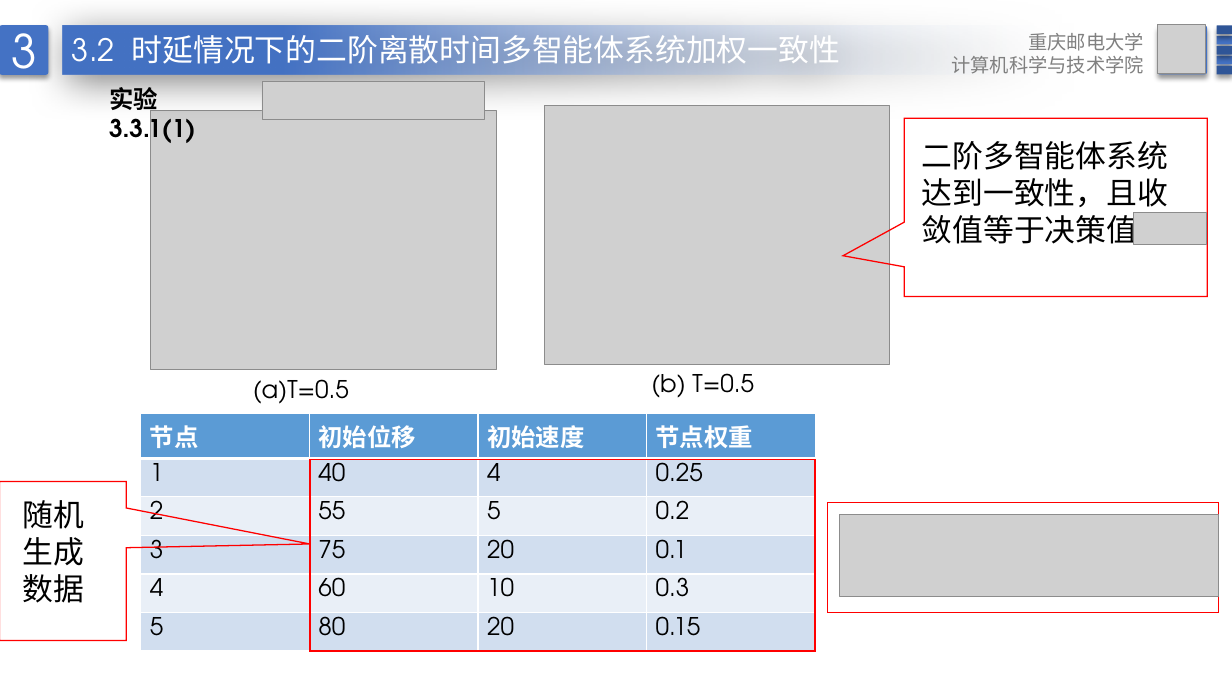
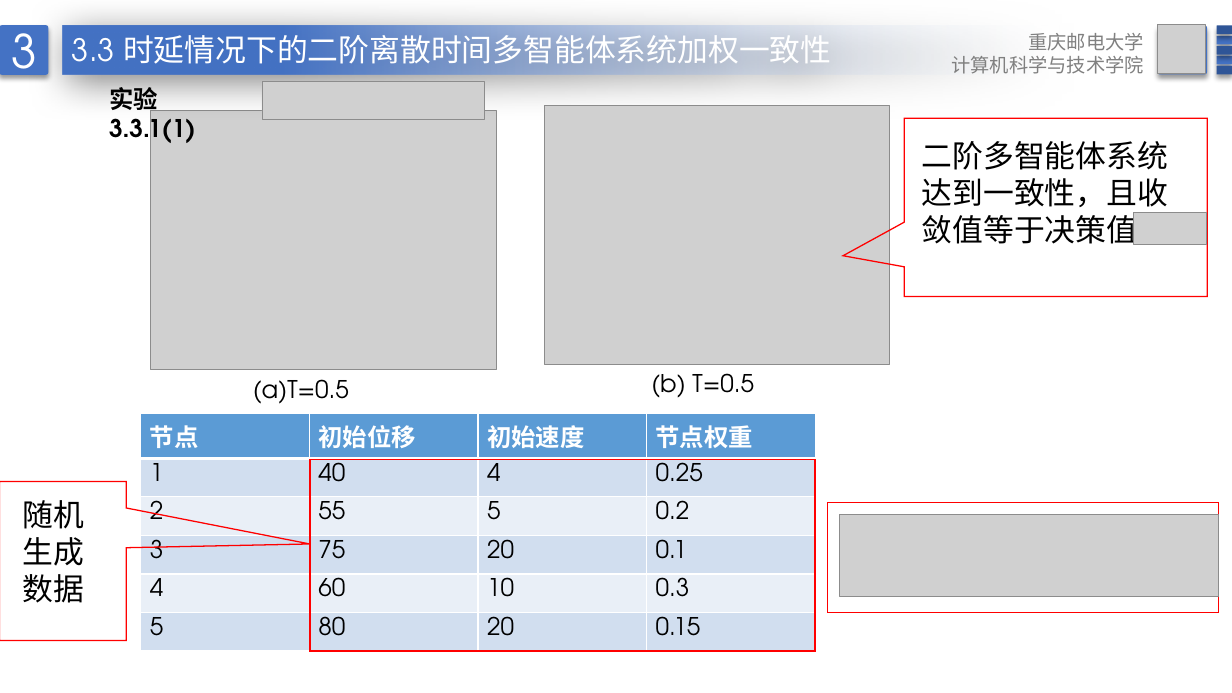
Before and after one commit to DotGeng/graduation, a slide deck: slide 27 of 耿玉坤答辩ppt.pptx (slide 26 before the commit). Drawn at 1232x693 pixels with LibreOffice and Linux fonts; fonts in the diff are those of the drawing; grey boxes stand for pictures; background and template pictures are left out. Boxes give left, top, right and bottom in pixels: in the first picture for what was removed or moved away, otherwise in the second. Text is boxed around its words. In the diff, an @@ line names an element or a change of style, - is before the commit and + after.

```diff
--- a/耿玉坤答辩ppt.pptx
+++ b/耿玉坤答辩ppt.pptx
@@ text in rectangle at (72,30,831,77): text changed @@
-3.2 时延情况下的二阶离散时间多智能体系统加权一致性
+3.3 时延情况下的二阶离散时间多智能体系统加权一致性
```
Also in this commit, not shown: 16 other slides changed, 1 slide added, 3 other files.
